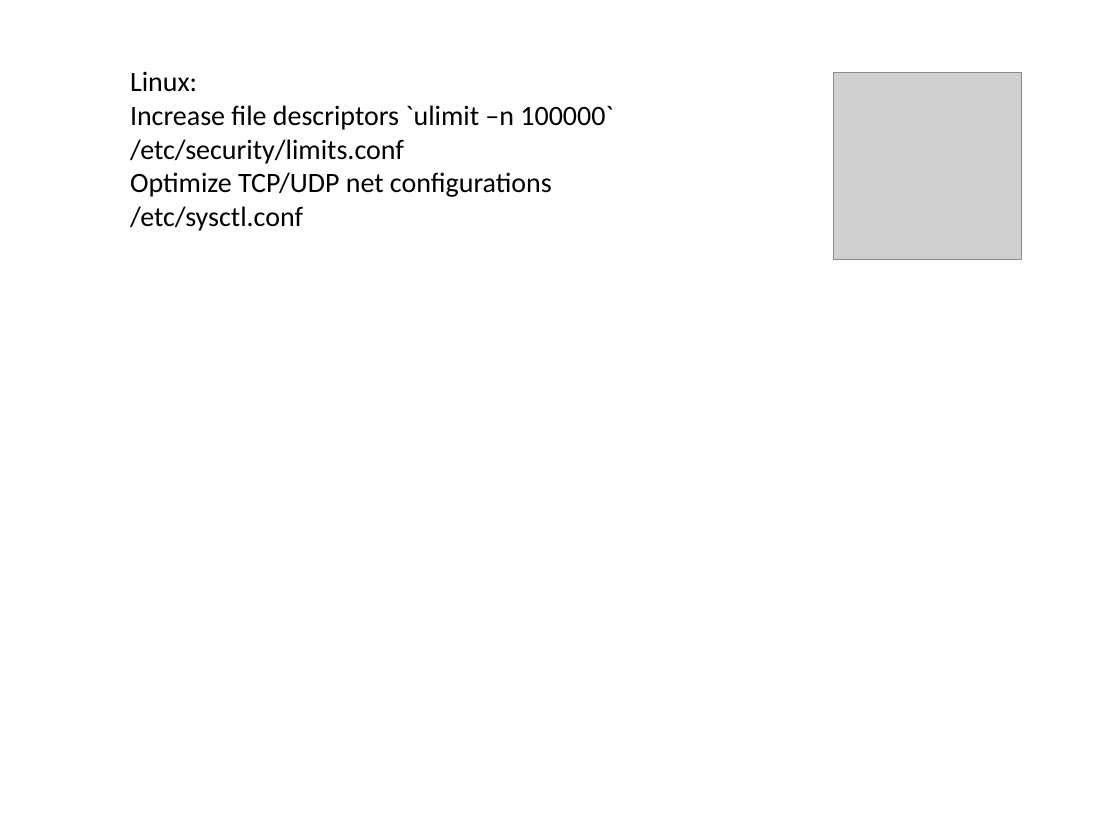
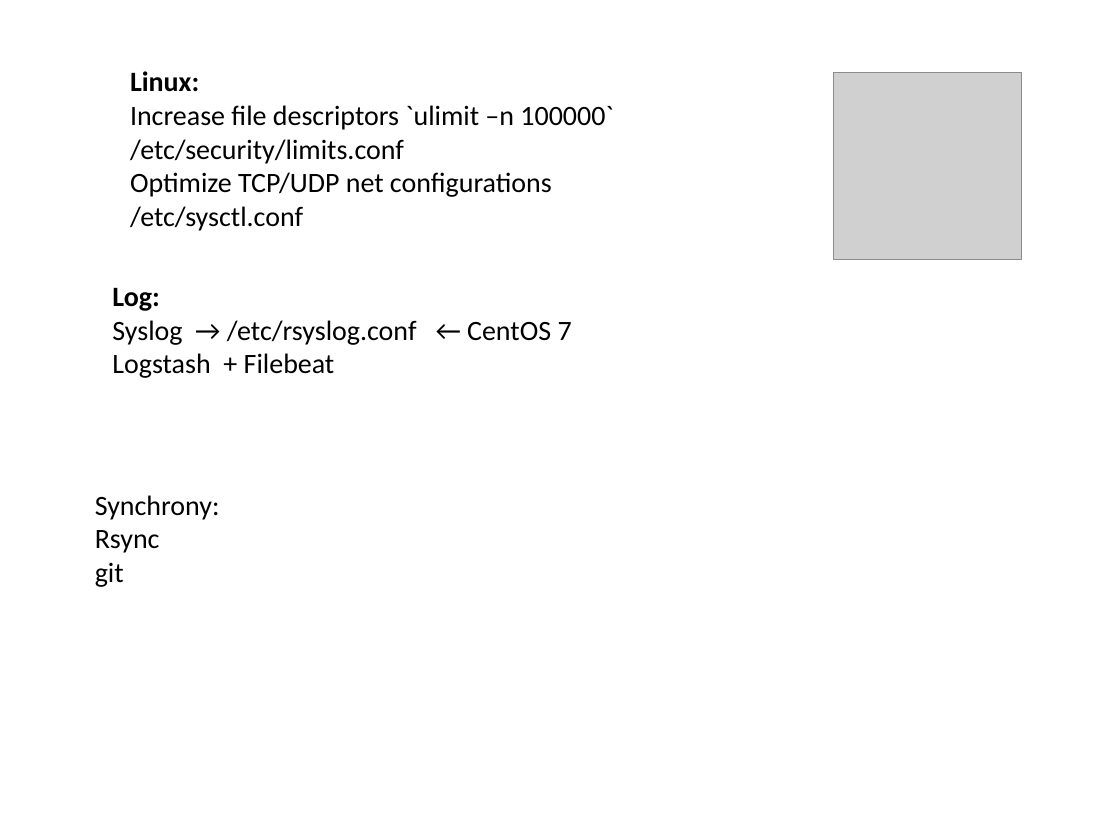
Before and after one commit to guoyu07/NotesPublic, a slide deck: slide 2 of Aario-PPT/IT/3. Optimize Web Servers.pptx. Drawn at 1120x840 pixels with LibreOffice and Linux fonts; fonts in the diff are those of the drawing; grey boxes stand for pictures. Boxes give left, top, right and bottom in pixels: in the first picture for what was removed or moved away, otherwise in the second. Text is boxed around its words. In the diff, an @@ line names an element or a change of style, - is before the commit and + after.

Commit message:
Aario's Code Style Guide.ppt

```diff
--- a/Aario-PPT/IT/3. Optimize Web Servers.pptx
+++ b/Aario-PPT/IT/3. Optimize Web Servers.pptx
@@ text at (130, 71, 199, 92): bold on in "Linux:" @@
@@ text added at (112, 288, 572, 378), 18 pt, text #000000 @@
+Log:
+Syslog → /etc/rsyslog.conf ← CentOS 7
+Logstash + Filebeat
@@ text added at (95, 495, 220, 587), 18 pt, text #000000 @@
+Synchrony:
+Rsync
+git
```
Also in this commit, not shown: 5 other files.
